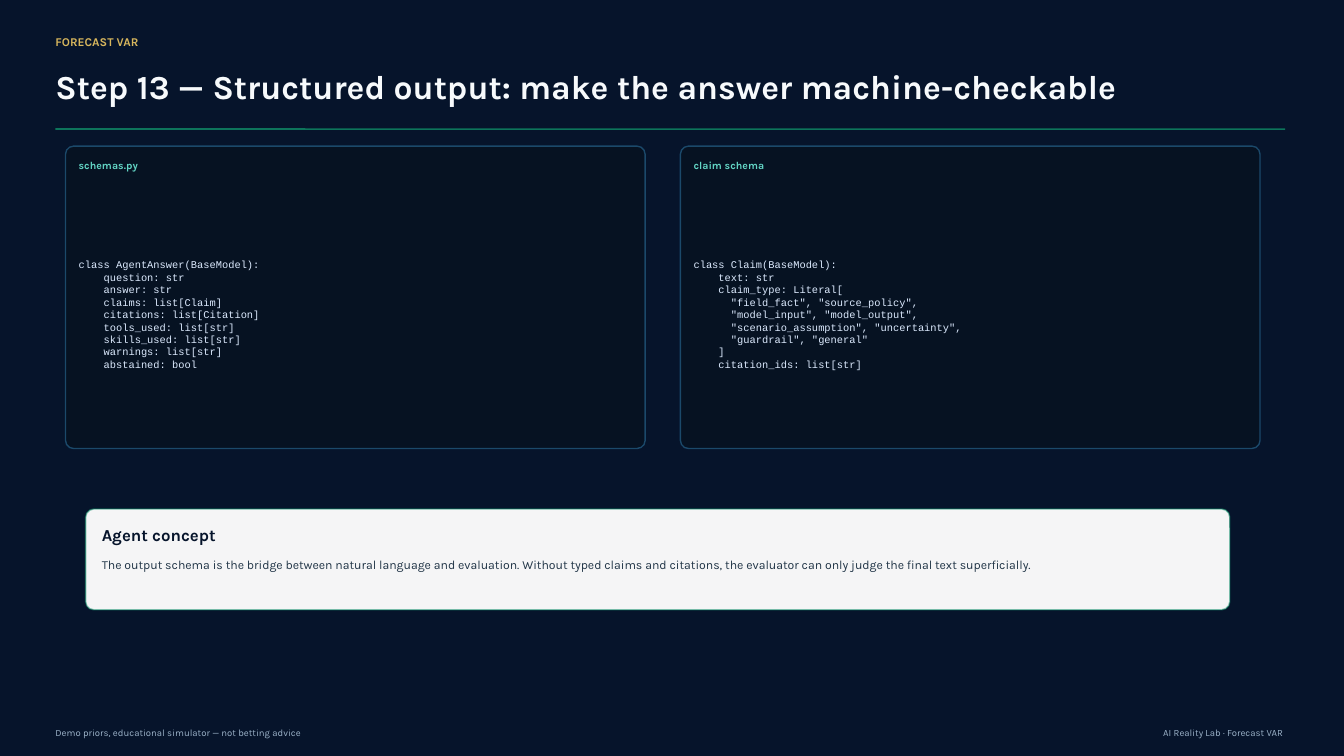
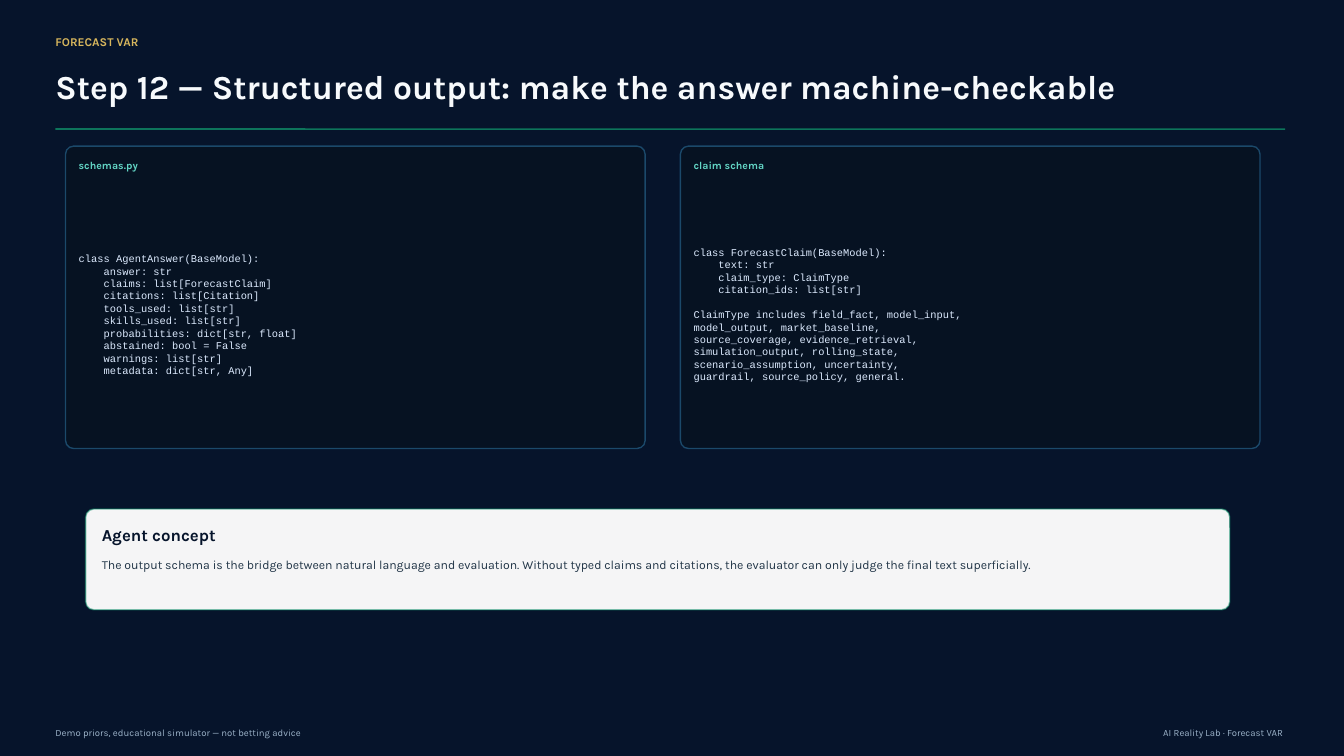
Before and after one commit to monaj07/ai-reality-lab, a slide deck: slide 20 of wc26-forecast-var-agent-episode2/deliverables/new_version/forecast_var_agent_engineering_deck.pptx (slide 21 before the commit). Drawn at 1344x756 pixels with LibreOffice and Linux fonts; fonts in the diff are those of the drawing; background and template pictures are left out. Boxes give left, top, right and bottom in pixels: in the first picture for what was removed or moved away, otherwise in the second. Text is boxed around its words. In the diff, an @@ line names an element or a change of style, - is before the commit and + after.

```diff
--- a/wc26-forecast-var-agent-episode2/deliverables/new_version/forecast_var_agent_engineering_deck.pptx
+++ b/wc26-forecast-var-agent-episode2/deliverables/new_version/forecast_var_agent_engineering_deck.pptx
@@ text at [55, 75, 1115, 107]: text changed @@
-Step 13 — Structured output: make the answer machine-checkable
+Step 12 — Structured output: make the answer machine-checkable
@@ text at [694, 249, 887, 258]: text changed @@
-class Claim(BaseModel):
+class ForecastClaim(BaseModel):
@@ text at [104, 274, 185, 283]: paragraph removed @@
-question: str
@@ text at [104, 280, 271, 289]: text changed @@
-claims: list[Claim]
+claims: list[ForecastClaim]
@@ text at [718, 274, 849, 283]: text changed @@
-claim_type: Literal[
-"field_fact", "source_policy",
-"model_input", "model_output",
-"scenario_assumption", "uncertainty",
-"guardrail", "general"
-]
+claim_type: ClaimType
@@ text at [694, 311, 962, 382]: paragraphs added @@
+ClaimType includes field_fact, model_input,
+model_output, market_baseline,
+source_coverage, evidence_retrieval,
+simulation_output, rolling_state,
+scenario_assumption, uncertainty,
+guardrail, source_policy, general.
@@ text at [104, 330, 296, 349]: paragraphs added @@
+probabilities: dict[str, float]
+abstained: bool = False
@@ text at [104, 367, 253, 376]: text changed @@
-abstained: bool
+metadata: dict[str, Any]
```
Also in this commit, not shown: 12 other slides changed.
